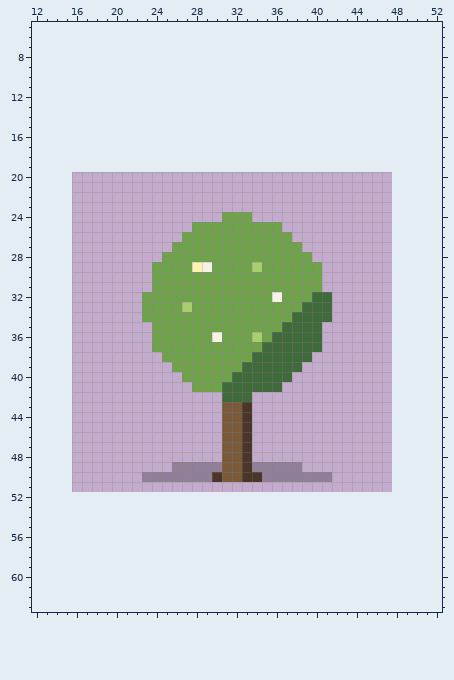
Pixel-art file: game/pixel-plants/bai-lan.aseprite. The picture above was drawn from the file before the commit.
32x32 pixels, 1 frame. Shown: x 12..52, y 5..63. The old version is drawn lined up with the new one, on the new canvas.
New version:
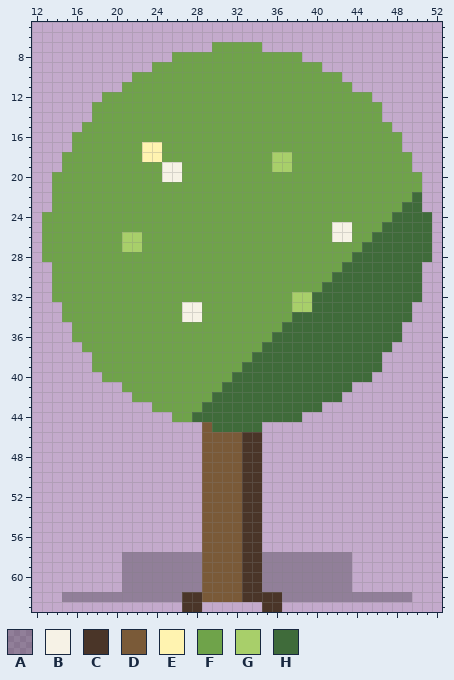
Palette (. is transparent): A #1a1a204c  B #f6f2e6  C #4a3528  D #7a5a38  E #fff3b0  F #6fa34a  G #a8cf6a  H #3f6b3a
Diff:
canvas 32x32 -> 64x64, the old top-left corner now at 16,20
y 7: x 30..34 ..... -> FFFFF
y 8: x 26..38 ............. -> FFFFFFFFFFFFF
y 9: x 24..40 ................. -> FFFFFFFFFFFFFFFFF
y 10: x 22..42 ..................... -> FFFFFFFFFFFFFFFFFFFFF
y 11: x 21..43 ....................... -> FFFFFFFFFFFFFFFFFFFFFFF
y 12: x 19..45 ........................... -> FFFFFFFFFFFFFFFFFFFFFFFFFFF
y 13..14: x 18..46 ............................. -> FFFFFFFFFFFFFFFFFFFFFFFFFFFFF
y 15: x 17..47 ............................... -> FFFFFFFFFFFFFFFFFFFFFFFFFFFFFFF
y 16: x 16..48 ................................. -> FFFFFFFFFFFFFFFFFFFFFFFFFFFFFFFFF
y 17: x 16..48 ................................. -> FFFFFFFEEFFFFFFFFFFFFFFFFFFFFFFFF
y 18: x 15..49 ................................... -> FFFFFFFFEEFFFFFFFFFFFGGFFFFFFFFFFFF
y 19: x 15..49 ................................... -> FFFFFFFFFFBBFFFFFFFFFGGFFFFFFFFFFFF
y 20: x 14..50 ..................................... -> FFFFFFFFFFFBBFFFFFFFFFFFFFFFFFFFFFFFF
y 21: x 14..50 ..................................... -> FFFFFFFFFFFFFFFFFFFFFFFFFFFFFFFFFFFFF
y 22: x 14..50 ..................................... -> FFFFFFFFFFFFFFFFFFFFFFFFFFFFFFFFFFFFH
y 23: x 14..50 ..................................... -> FFFFFFFFFFFFFFFFFFFFFFFFFFFFFFFFFFFHH
y 24: x 13..30 .................. -> FFFFFFFFFFFFFFFFFF; x 34..51 .................. -> FFFFFFFFFFFFFFHHHH
y 25: x 13..27 ............... -> FFFFFFFFFFFFFFF; x 37..51 ............... -> FFFFFBBFFFHHHHH
y 26: x 13..26 .............. -> FFFFFFFFGGFFFF; x 38..51 .............. -> FFFFBBFFHHHHHH
y 27: x 13..25 ............. -> FFFFFFFFGGFFF; x 39..51 ............. -> FFFFFFHHHHHHH
y 28: x 13..24 ............ -> FFFFFFFFFFFF; x 40..51 ............ -> FFFFHHHHHHHH
y 29: x 14..23 .......... -> FFFFFFFFFF; x 28..29 EB -> FF; x 34 G -> F; x 41..50 .......... -> FFHHHHHHHH
y 30: x 14..23 .......... -> FFFFFFFFFF; x 41..50 .......... -> FHHHHHHHHH
y 31: x 14..23 .......... -> FFFFFFFFFF; x 41..50 .......... -> HHHHHHHHHH
y 32: x 14..22 ......... -> FFFFFFFFF; x 36 B -> F; x 38..39 FF -> GG; x 42..50 ......... -> HHHHHHHHH
y 33: x 15..22 ........ -> FFFFFFFF; x 27..28 GF -> BB; x 38..39 FH -> GG; x 42..49 ........ -> HHHHHHHH
y 34: x 15..22 ........ -> FFFFFFFF; x 27..28 FF -> BB; x 42..49 ........ -> HHHHHHHH
y 35: x 16..23 ........ -> FFFFFFFF; x 41..48 ........ -> HHHHHHHH
y 36: x 16..23 ........ -> FFFFFFFF; x 30 B -> F; x 34 G -> F; x 41..48 ........ -> HHHHHHHH
y 37: x 17..23 ....... -> FFFFFFF; x 41..47 ....... -> HHHHHHH
y 38: x 18..24 ....... -> FFFFFFF; x 40..46 ....... -> HHHHHHH
y 39: x 18..25 ........ -> FFFFFFFF; x 39..46 ........ -> HHHHHHHH
y 40: x 19..26 ........ -> FFFFFFFF; x 38..45 ........ -> HHHHHHHH
y 41: x 21..27 ....... -> FFFFFFF; x 37..43 ....... -> HHHHHHH
y 42: x 22..30 ......... -> FFFFFFFFH; x 34..42 ......... -> HHHHHHHHH
y 43: x 24..40 .......DDC....... -> FFFFFHHHHHHHHHHHH
y 44: x 26..38 .....DDC..... -> FFHHHHHHHHHHH
y 45: x 29..34 ..DDC. -> DHHHHH
y 46..48: x 29..30 .. -> DD; x 34 . -> C
y 49: x 26..30 AAAAA -> ...DD; x 34..38 AAAAA -> C....
y 50: x 23..30 AAAAAAAC -> ......DD; x 35..41 AAAAAAA -> .......
y 51..57: x 29..34 ...... -> DDDDCC
y 58..61: x 21..43 ....................... -> AAAAAAAADDDDCCAAAAAAAAA
y 62: x 15..49 ................................... -> AAAAAAAAAAAACCDDDDCCCCAAAAAAAAAAAAA
y 63: x 27..28 .. -> CC; x 35..36 .. -> CC
Boxes around the changes in both pictures, in picture pixels (x1, y1, x2, y2):
changed: (42, 42, 432, 612)
